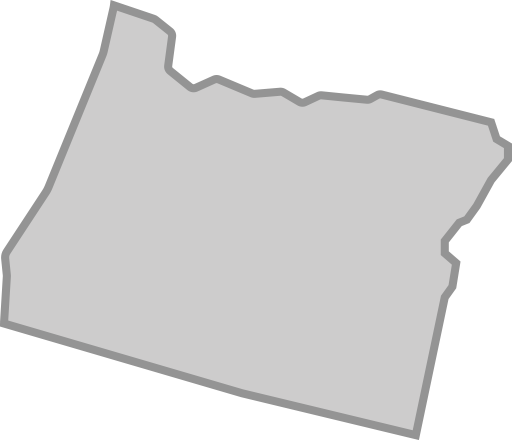
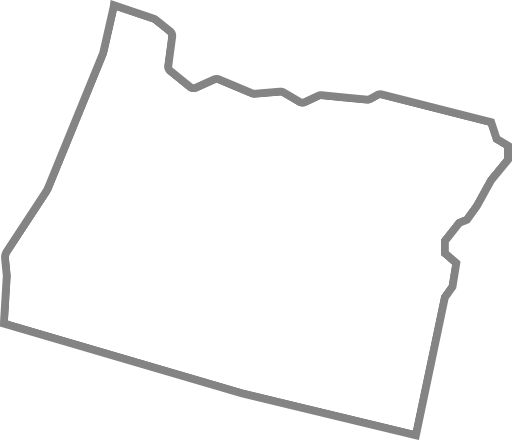
Layer changes from the first (512, 440) image to the second:
pixels changed over [0, 0, 512, 440] (layer not identified)
